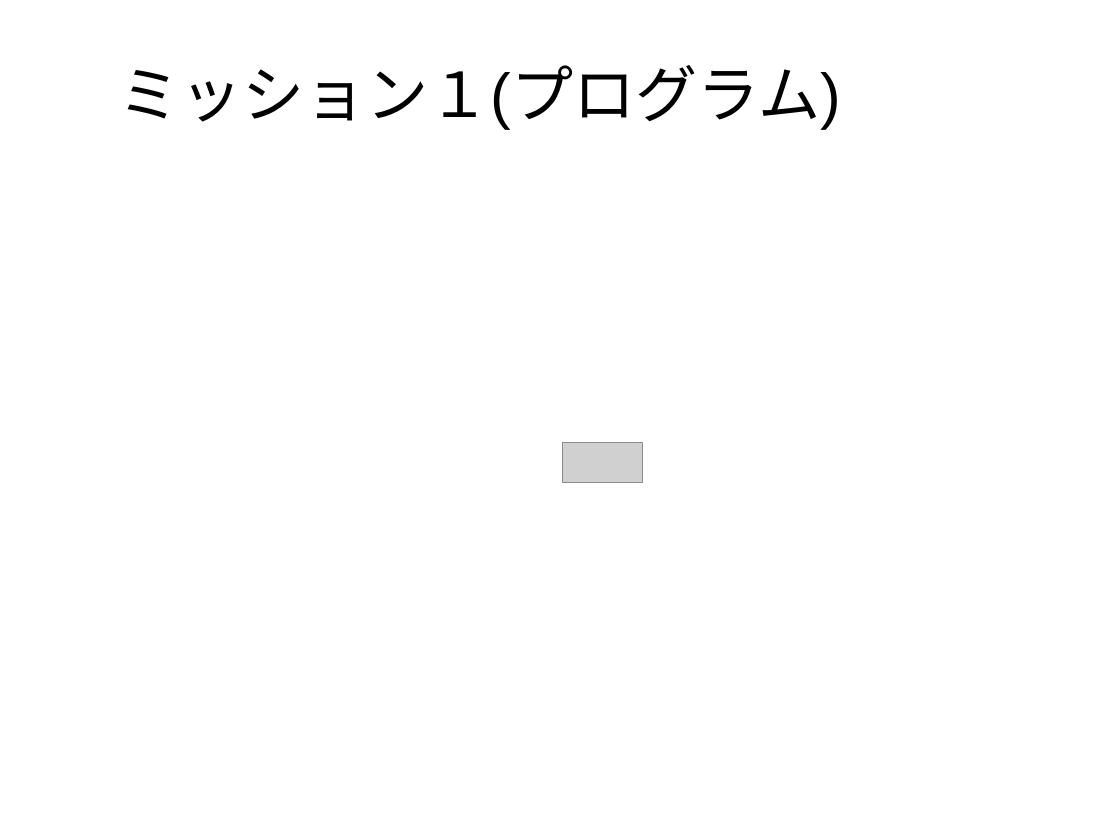
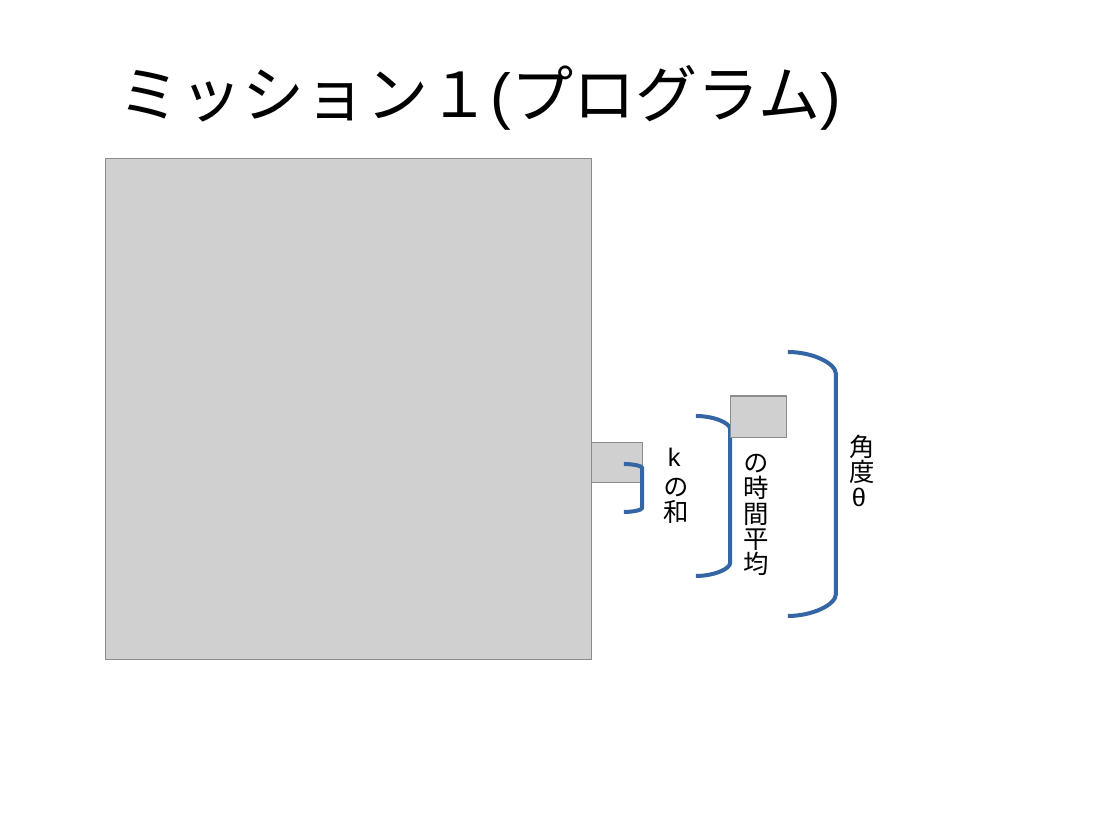
Before and after one commit to Dsaikoro/Storage, a slide deck: slide 7 of presen.odp (slide 8 before the commit). Drawn at 1120x840 pixels with LibreOffice and Linux fonts; fonts in the diff are those of the drawing; grey boxes stand for pictures; background and template pictures are left out. Boxes give left, top, right and bottom in pixels: in the first picture for what was removed or moved away, otherwise in the second. Text is boxed around its words. In the diff, an @@ line names an element or a change of style, - is before the commit and + after.

```diff
--- a/presen.odp
+++ b/presen.odp
@@ picture added at (x1=105, y1=159, x2=592, y2=660) @@
@@ freeform shape added at (x1=789, y1=352, x2=836, y2=616), outline #3465A4 2.83 pt @@
@@ freeform shape added at (x1=696, y1=416, x2=731, y2=575), outline #3465A4 2.83 pt @@
@@ picture added at (x1=731, y1=396, x2=787, y2=438) @@
@@ text added at (x1=668, y1=447, x2=681, y2=466), 18 pt, text #000000 @@
+k
@@ text added at (x1=849, y1=434, x2=874, y2=488), 18 pt, text #000000 @@
+角度
@@ freeform shape added at (x1=624, y1=464, x2=642, y2=512), outline #3465A4 2.83 pt @@
@@ text added at (x1=664, y1=477, x2=689, y2=523), 18 pt, text #000000 @@
+の和
@@ text added at (x1=744, y1=453, x2=769, y2=575), 18 pt, text #000000 @@
+の時間平均
@@ text added at (x1=852, y1=487, x2=866, y2=507), 18 pt, text #000000 @@
+θ
```
Also in this commit, not shown: 5 other slides changed, 3 other files.
